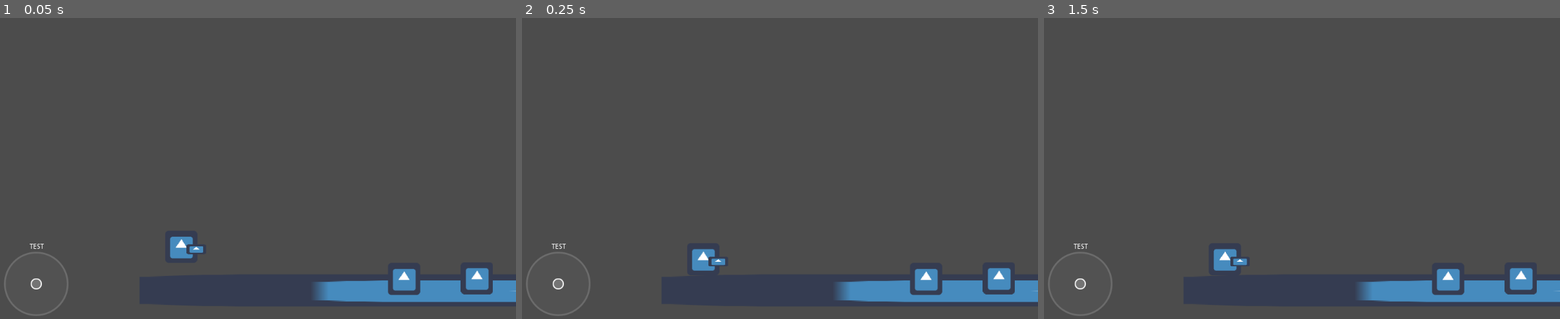
Above: before the commit, frames 1-3 (left to right).
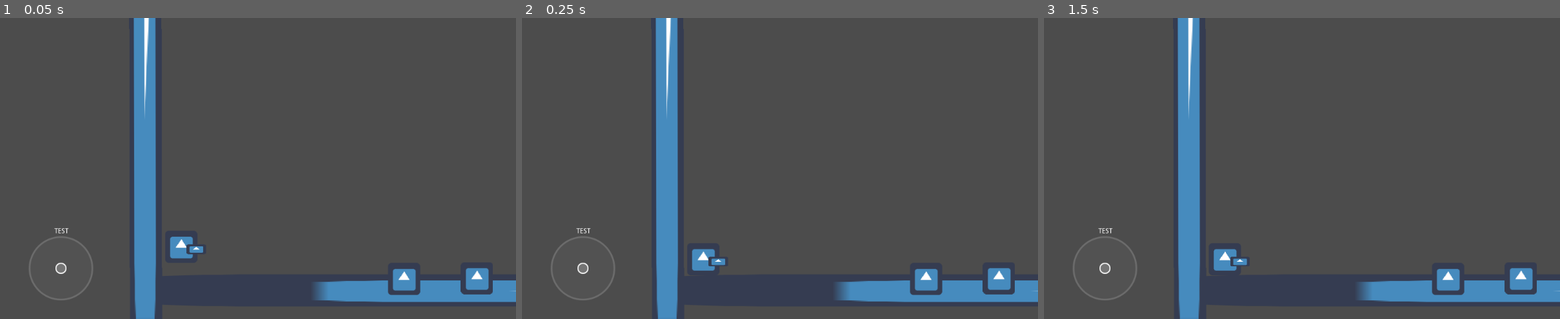
Above: after the commit, the same moments.

Repository: stranker/TD-WW2
Game: Godot game, scene res://Mapa/TEST_ARENA.tscn
Same seed, same stepped clock (60 frames per second), same inputs: the game is played once before the commit and once after it. The engine's default icon, where the game draws it, is replaced by a stand-in: a white triangle on a blue panel in a dark square.
Inputs (mouse positions are in pixels of both pictures, inside the frame that each line leads up to):
- Up to frame 1 (0.05 s): no input
- Up to frame 2 (0.25 s): no input
- Up to frame 3 (1.5 s): tap Enter at 0.5 s; move the mouse to (1415, 153) at 0.52 s; click (1415, 153) at 0.67 s; tap Space at 1.25 s; drag from (1198, 183) to (1240, 261) at 1.27 s

The runs differ from the first frame. In frame 1, 4.7% of the frame differs, in the area x 0-31%, y 0-100%; in frame 2, 4.7%; in frame 3, 4.7%.

Commit message:
Auto stash before merge of "master" and "origin/master"

Diff:
--- a/Mapa/TEST_ARENA.tscn
+++ b/Mapa/TEST_ARENA.tscn
@@ -8,7 +8,7 @@
 custom_solver_bias = 0.0
 extents = Vector2( 10, 10 )
 
-[node name="TEST_ARENA" type="Node2D" index="0"]
+[node name="TEST_ARENA" type="Node2D"]
 
 [node name="Piso" type="StaticBody2D" parent="." index="0"]
 
@@ -33,6 +33,54 @@
 scale = Vector2( 3.03859, 3.03859 )
 shape = SubResource( 1 )
 
-[node name="Player" parent="." index="1" instance=ExtResource( 2 )]
+[node name="Piso2" type="StaticBody2D" parent="." index="1"]
+
+editor/display_folded = true
+position = Vector2( -37.5415, -124.991 )
+rotation = 1.56869
+scale = Vector2( 35.7192, 1 )
+input_pickable = false
+collision_layer = 1
+collision_mask = 1
+constant_linear_velocity = Vector2( 0, 0 )
+constant_angular_velocity = 0.0
+friction = 1.0
+bounce = 0.0
+
+[node name="Sprite" type="Sprite" parent="Piso2" index="0"]
+
+texture = ExtResource( 1 )
+
+[node name="CollisionShape2D" type="CollisionShape2D" parent="Piso2" index="1"]
+
+position = Vector2( -0.0512706, -0.283744 )
+scale = Vector2( 3.03859, 3.03859 )
+shape = SubResource( 1 )
+
+[node name="Piso3" type="StaticBody2D" parent="." index="2"]
+
+editor/display_folded = true
+position = Vector2( 2216.01, 129.277 )
+rotation = 1.56869
+scale = Vector2( 35.7192, 1 )
+input_pickable = false
+collision_layer = 1
+collision_mask = 1
+constant_linear_velocity = Vector2( 0, 0 )
+constant_angular_velocity = 0.0
+friction = 1.0
+bounce = 0.0
+
+[node name="Sprite" type="Sprite" parent="Piso3" index="0"]
+
+texture = ExtResource( 1 )
+
+[node name="CollisionShape2D" type="CollisionShape2D" parent="Piso3" index="1"]
+
+position = Vector2( -0.0512706, -0.283744 )
+scale = Vector2( 3.03859, 3.03859 )
+shape = SubResource( 1 )
+
+[node name="Player" parent="." index="3" instance=ExtResource( 2 )]
 
 position = Vector2( 34.0811, 536.209 )
--- a/Objetos/Player.tscn
+++ b/Objetos/Player.tscn
@@ -53,12 +53,12 @@
 [sub_resource type="CircleShape2D" id=2]
 
 custom_solver_bias = 0.0
-radius = 60.0
+radius = 120.0
 
 [sub_resource type="CircleShape2D" id=3]
 
 custom_solver_bias = 0.0
-radius = 60.0
+radius = 120.0
 
 [node name="Player" type="KinematicBody2D" index="0"]
 
@@ -121,7 +121,19 @@
 
 [node name="ControlAnalogico" parent="GUI" index="0" instance=ExtResource( 3 )]
 
+anchor_top = 0.5
+anchor_bottom = 0.5
+margin_left = 121.0
+margin_top = 199.0
+margin_right = 121.0
+margin_bottom = 199.0
+_sections_unfolded = [ "Rect" ]
+
+[node name="Control" type="Control" parent="GUI" index="1"]
+
+anchor_left = 1.0
 anchor_top = 1.0
+anchor_right = 1.0
 anchor_bottom = 1.0
 margin_left = 72.0
 margin_top = -70.0
Not shown, changed: export_presets.cfg
